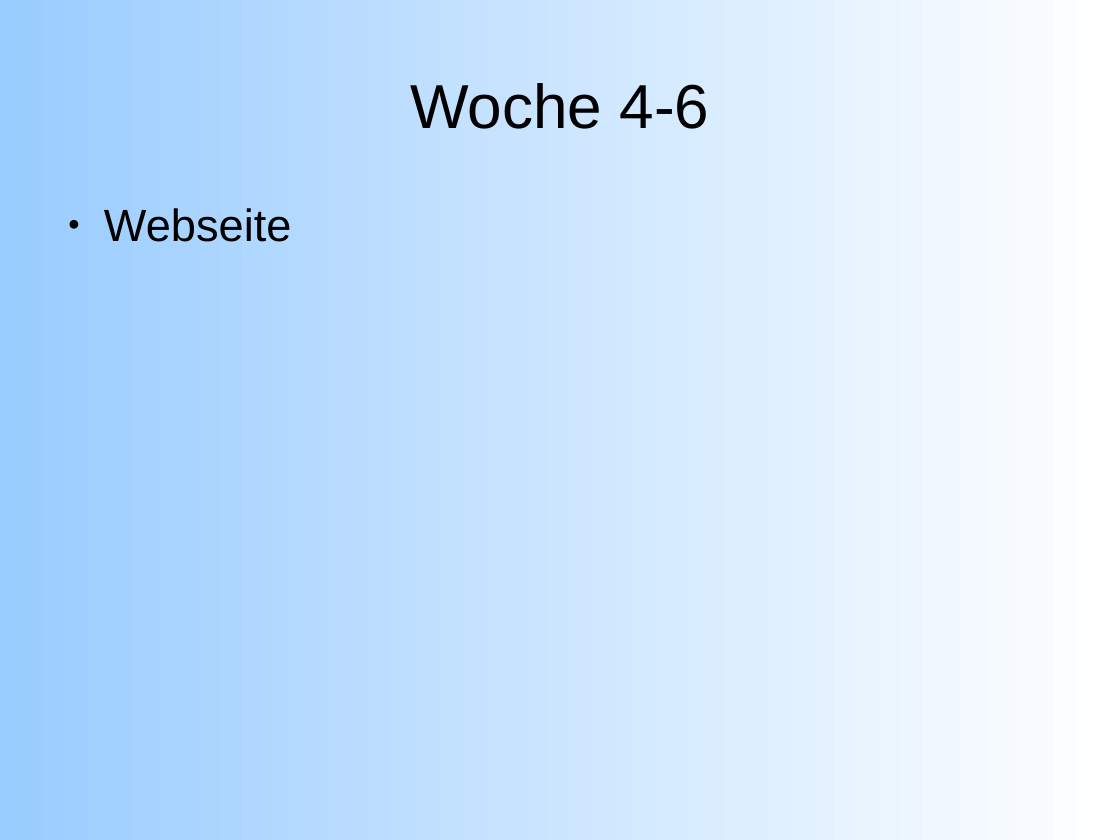
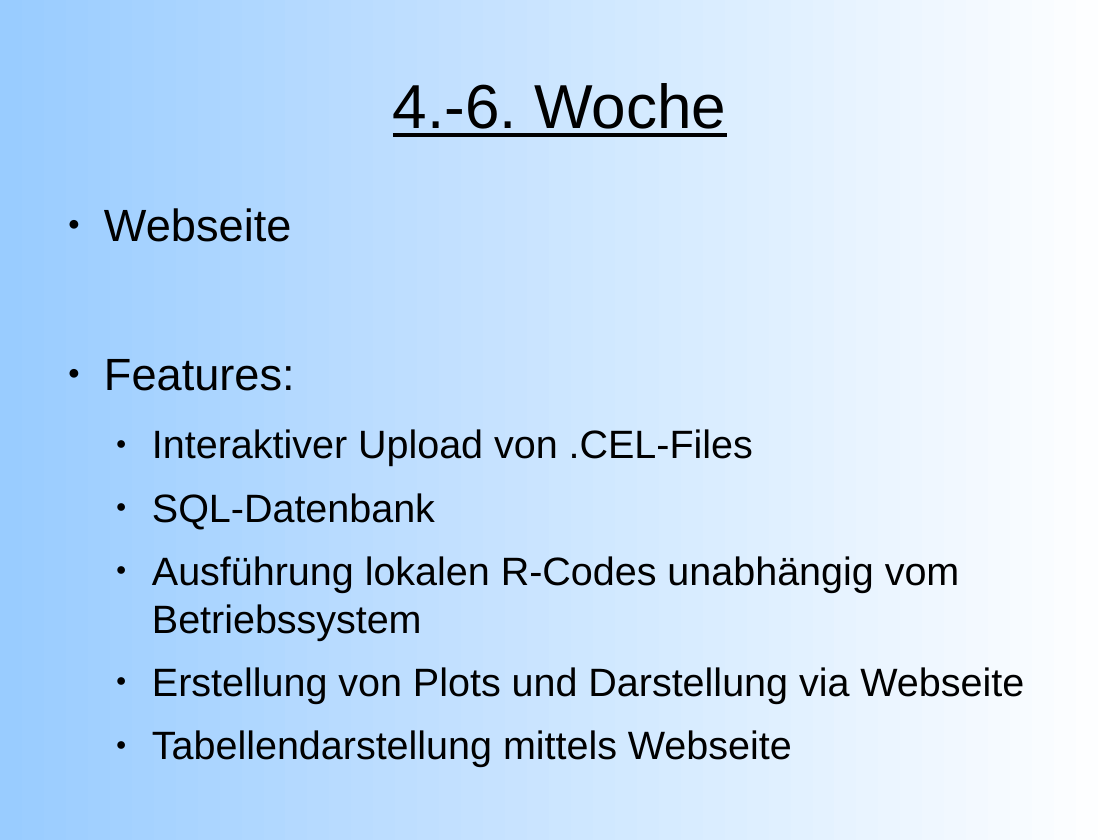
Before and after one commit to emmkey/GenEx, a slide deck: slide 5 of Abschlusspraesentations Daten/Abschlusspräsentation_In_Arbeit.odp. Drawn at 1120x840 pixels with LibreOffice and Linux fonts; fonts in the diff are those of the drawing. Boxes give left, top, right and bottom in pixels: in the first picture for what was removed or moved away, otherwise in the second. Text is boxed around its words. In the diff, an @@ line names an element or a change of style, - is before the commit and + after.

```diff
--- a/Abschlusspraesentations Daten/Abschlusspräsentation_In_Arbeit.odp
+++ b/Abschlusspraesentations Daten/Abschlusspräsentation_In_Arbeit.odp
@@ title at bbox=[393, 83, 726, 137]: text changed @@
-Woche 4-6
+4.-6. Woche
@@ text at bbox=[104, 359, 1024, 767]: paragraphs added @@
+● Features:
+  ● Interaktiver Upload von .CEL-Files
+  ● SQL-Datenbank
+  ● Ausführung lokalen R-Codes unabhängig vom Betriebssystem
+  ● Erstellung von Plots und Darstellung via Webseite
+  ● Tabellendarstellung mittels Webseite
```
Also in this commit, not shown: 4 other slides changed.
